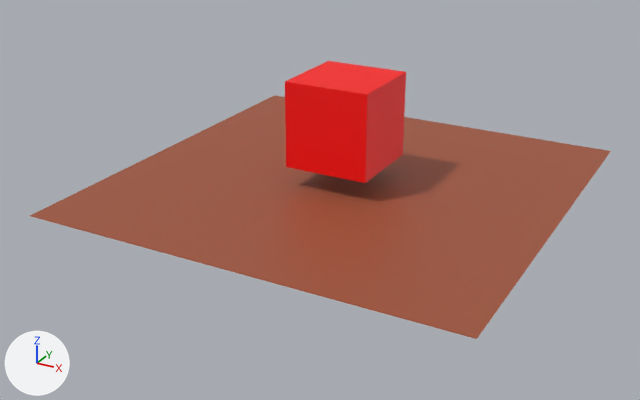
What one commit did to the Blender file project.blend.
The view is the same before and after, from a camera (50 mm lens) standing at (8.73, -17.1, 7.91) and looking at (-0.21, -0.85, -0.21). Arrows for +X, +Y and +Z are at lower left; the lights stay in place.
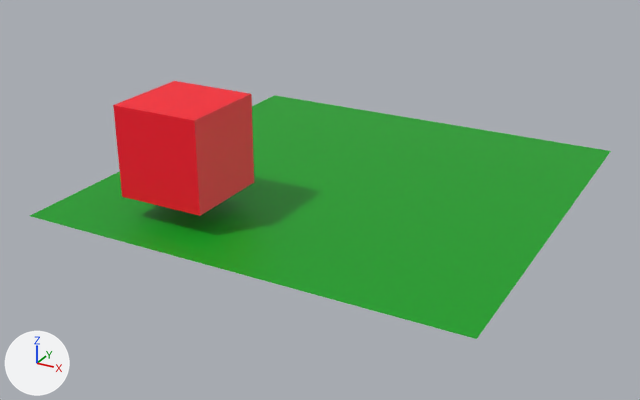
Boxes [x1, y1, x2, y2] around the edits, measured in the pictures (640 x 400 px):
'Plane', recoloured (brown to green)
    both: [30, 95, 611, 339]
'Cube', moved
    before: [285, 61, 406, 183]
    after: [113, 81, 254, 216]

The edits, one by one:
Material 'PlaneMaterial' (mat_planematerial) changes colour from brown #a05439 to green #00a019; in linear values from (0.352, 0.0887, 0.0409) to (0.0, 0.352, 0.00967).
Object 'Cube' (ob_cube) moves from (0.0, 0.0, 0.0) to (-2.14, -3.12, 0.0).
